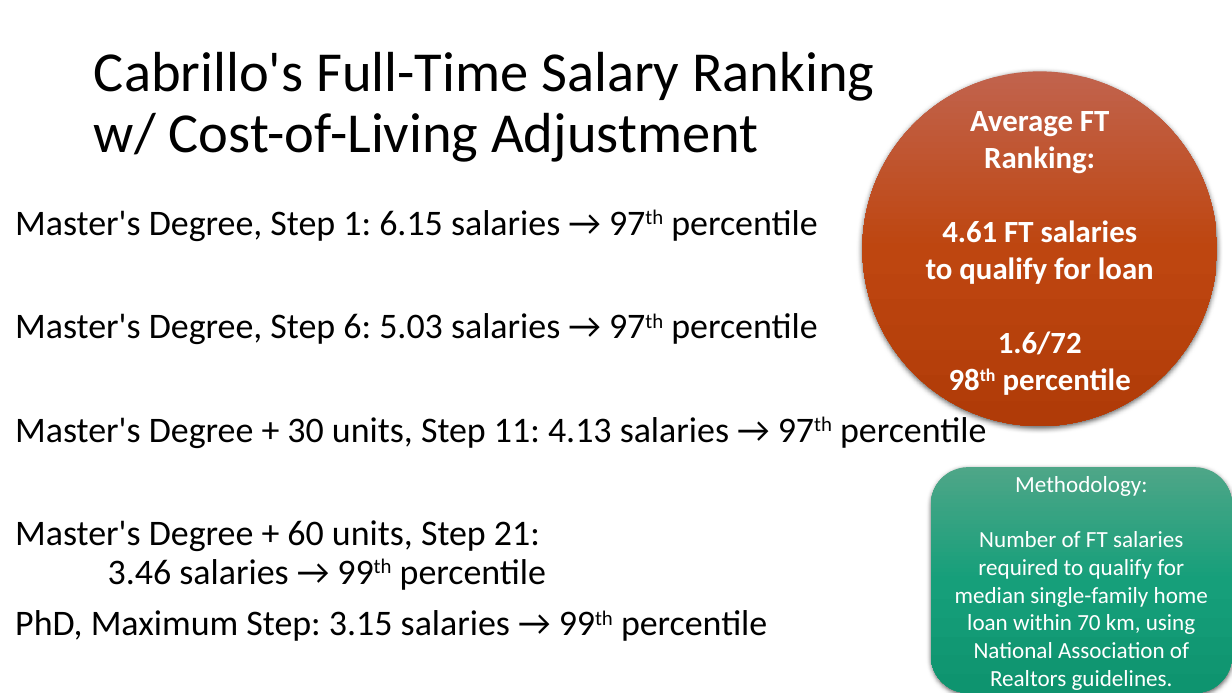
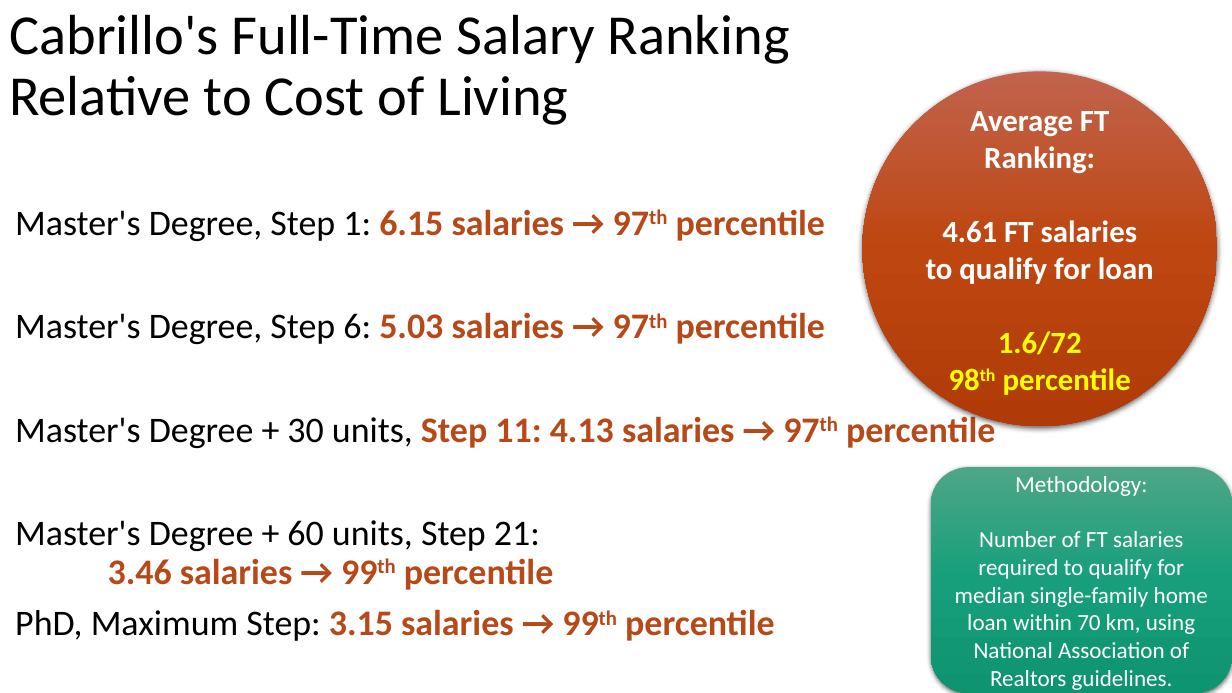
Before and after one commit to jeffreybergamini/ccc-salary-study, a slide deck: slide 5 of cabrillo-summary.pptx. Drawn at 1232x693 pixels with LibreOffice and Linux fonts; fonts in the diff are those of the drawing. Boxes give left, top, right and bottom in pixels: in the first picture for what was removed or moved away, otherwise in the second. Text is boxed around its words. In the diff, an @@ line names an element or a change of style, - is before the commit and + after.

```diff
--- a/cabrillo-summary.pptx
+++ b/cabrillo-summary.pptx
@@ title at <box>9,14,790,125</box>: text changed @@
-Cabrillo's Full-Time Salary Ranking
-w/ Cost-of-Living Adjustment
+Cabrillo's Full-Time Salary Ranking
+Relative to Cost of Living
@@ text "Master's Degree, Step 1: 6.15 ..." at <box>15,209,995,641</box>: text colour #000000 to #B74919, bold on in "6.15 salaries → 97th percentile", "5.03 salaries → 97th percentile", "Step 11: 4.13 salaries → 97th percentile", "3.46 salaries → 99th percentile" and 1 more places @@
@@ text in ellipse at <box>998,331,1131,395</box>: text colour #FFFFFF to #FFFF00 in "1.6/72", "98th percentile" @@
```
Also in this commit, not shown: 11 other slides changed, 1 other file.
